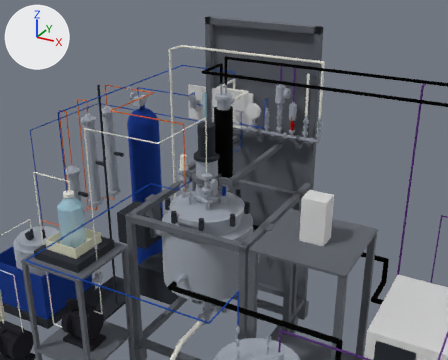
A saved change to the glTF model tefkot/3d/tefkot-770-ustanovka.glb.
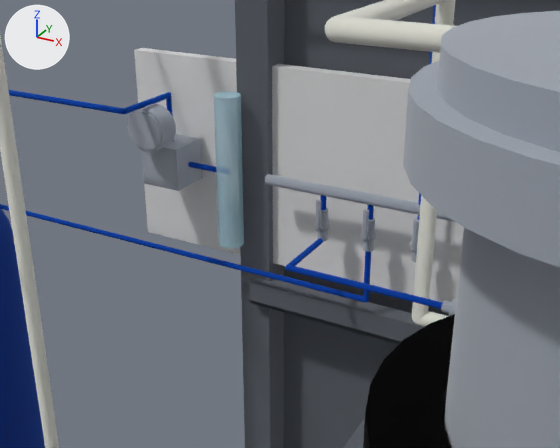
There are two pictures of each version: one from a camera (50 mm lens) standing at (1703.0, -2888.0, 2748.0) and looking at (-181.0, 539.0, 1035.0), one close up from a camera (50 mm lens) standing at (56.0, -49.0, 1803.0) and looking at (-334.0, 661.0, 1448.0). The lights are fixed; the arrows at upper left show +X, +Y and +Z. The older version's two pictures come first. Where no turn or scale is listed for an object, it has been applied to the vertices. Vertices at exactly the same position are counted once.

Objects in the first close-up: 'Баллон аргона 40 л (AR-1)', 'Вакуумный шланг от гребёнки к сепаратору', 'Конденсатор — кожух DN65 (3″) длиной 500 мм, низ — переход на кламп DN25 (E-1)', 'Панель аргона на раме', 'Раздаточный коллектор аргона ¼″', 'Рама-стойка реактора Wiggens', 'Регулятор низкого давления аргона +20…30 мбар (PR-2)', 'Ротаметр аргона 0,5–15 л/мин (FI-1)', 'Теплоизоляция конденсатора, каучук 13–19 мм', 'Трубка аргона ¼″ к генератору', 'Трубка аргона от баллона к регулятору', 'Трубка аргона от регулятора к ротаметру', 'Уголки и консоли крепления гребёнки к раме', 'Шланг PTFE от конденсатора к гребёнке' and 8 more.
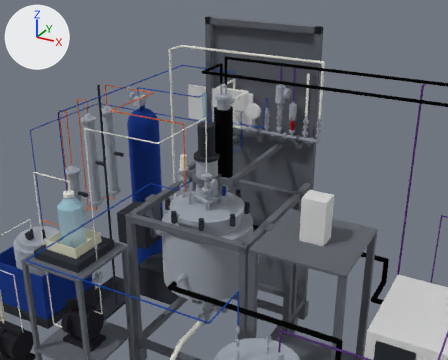
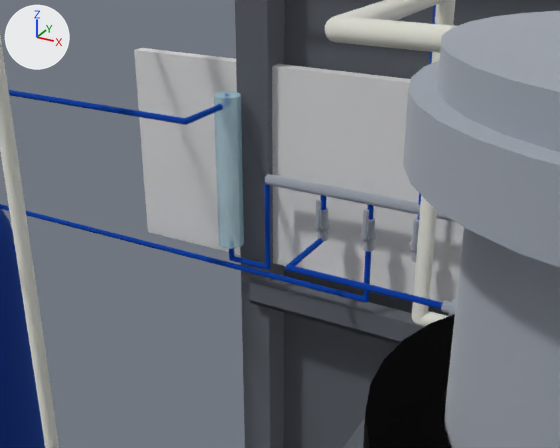
The change, as a diff of the scene's bpy script:
```diff
--- a/tefkot/3d/tefkot-770-ustanovka.glb.py
+++ b/tefkot/3d/tefkot-770-ustanovka.glb.py
@@ me_трубка_аргона_от_баллона_к_регулятору @@
 # used by ob_трубка_аргона_от_баллона_к_регулятору; location = (0.0, 0.0, 0.0)
-me_трубка_аргона_от_баллона_к_регулятору.from_pydata(...)  # 1004 vertices, 2074 faces; spans x -903.0..-477.0, y 577.0..663.0, z 1510.0..1583.0
+me_трубка_аргона_от_баллона_к_регулятору.from_pydata(...)  # 1004 vertices, 2074 faces; spans x -903.0..-397.0, y 577.0..663.0, z 1510.0..1590.0
+# me_трубка_аргона_от_баллона_к_регулятору part 1: 648 of 1004 vertices moved; they spanned x -483.0..-477.0, y 577.0..663.0, z 1525.0..1583.0 and now span x -403.0..-397.0, y 577.0..663.0, z 1577.0..1590.0; mean shift (80.0, 0.0, 3.0); largest move (-483.0, 660.0, 1525.0) -> (-397.0, 660.0, 1590.0)
 me_трубка_аргона_от_баллона_к_регулятору.materials.append(mat_mat_13)
@@ me_трубка_аргона_от_ротаметра_к_раздаточному_коллектору @@
+me_трубка_аргона_от_ротаметра_к_раздаточному_коллектору.from_pydata(...)  # 712 vertices, 1424 faces; spans x -403.2..-346.8, y 656.8..663.2, z 1386.8..1500.0
+me_трубка_аргона_от_ротаметра_к_раздаточному_коллектору.materials.append(mat_mat_13)  # blue #2666cc
@@ ob_регулятор_низкого_давления_аргона__20___30_мбар__pr_2 @@
-ob_регулятор_низкого_давления_аргона__20___30_мбар__pr_2 = bpy.data.objects.new('Регулятор низкого давления аргона +20…30 мбар (PR-2)', me_регулятор_низкого_давления_аргона__20___30_мбар__pr_2)
-ob_регулятор_низкого_давления_аргона__20___30_мбар__pr_2.location = (0.0, 0.0, 0.0)
@@ ob_трубка_аргона_от_регулятора_к_ротаметру @@
-ob_трубка_аргона_от_регулятора_к_ротаметру = bpy.data.objects.new('Трубка аргона от регулятора к ротаметру', me_трубка_аргона_от_регулятора_к_ротаметру)
-ob_трубка_аргона_от_регулятора_к_ротаметру.location = (0.0, 0.0, 0.0)
@@ ob_трубка_аргона_от_ротаметра_к_раздаточному_коллектору @@
+ob_трубка_аргона_от_ротаметра_к_раздаточному_коллектору = bpy.data.objects.new('Трубка аргона от ротаметра к раздаточному коллектору', me_трубка_аргона_от_ротаметра_к_раздаточному_коллектору)
+ob_трубка_аргона_от_ротаметра_к_раздаточному_коллектору.location = (0.0, 0.0, 0.0)
```

Changed parts and their boxes [x1, y1, x2, y2] in the close-ups (560 x 448 px):
'Регулятор низкого давления аргона +20…30 мбар (PR-2)', deleted: before [127, 104, 203, 191]
'Трубка аргона от баллона к регулятору', reshaped: before [9, 90, 174, 142]; after [9, 90, 230, 125]
'Трубка аргона от ротаметра к раздаточному коллектору', added (blue): after [229, 179, 271, 270]
'Трубка аргона от регулятора к ротаметру', deleted: before [188, 162, 216, 172]
